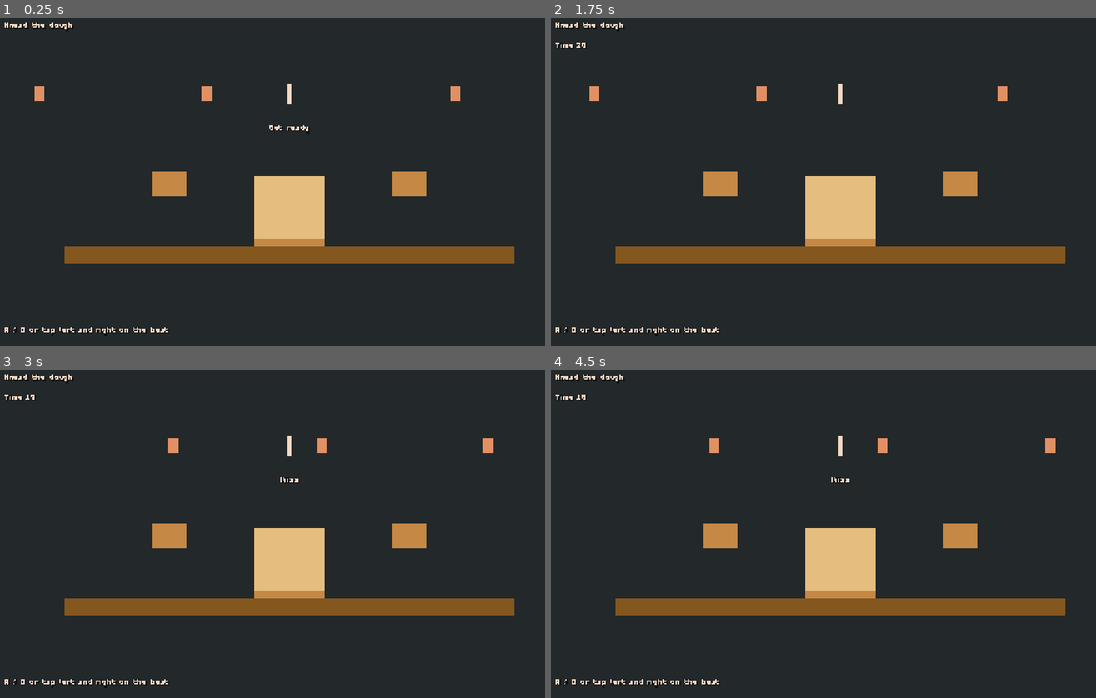
Above: before the commit, frames 1-4 (two rows, left to right).
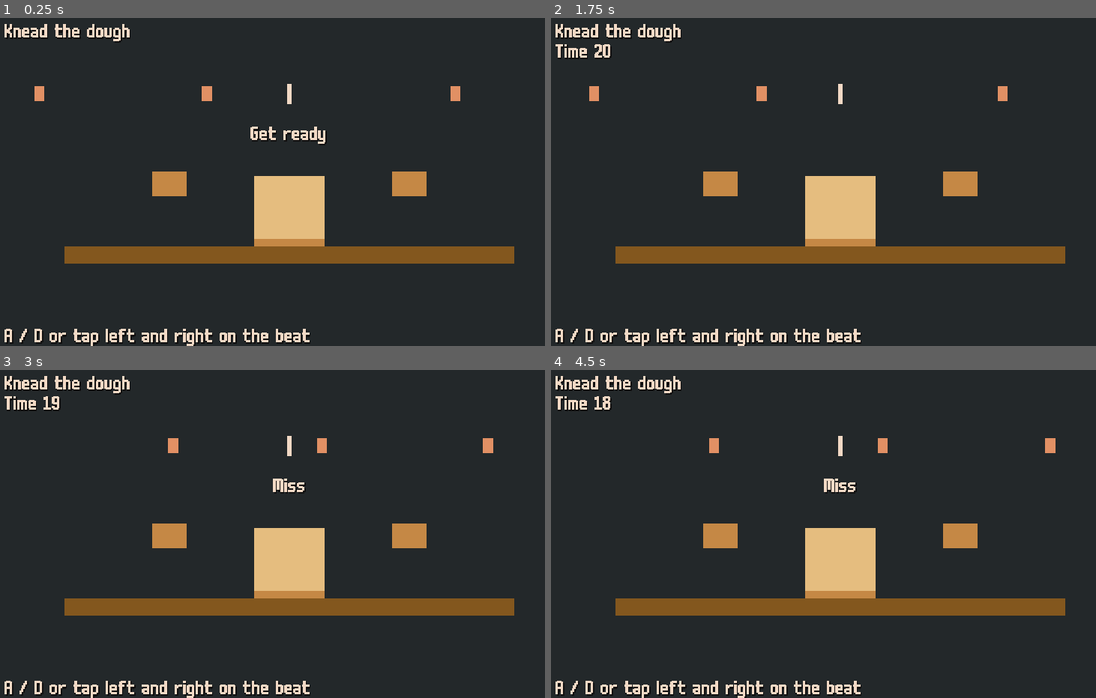
Above: after the commit, the same moments.

Repository: izzetemredemir/autumn-preserves
Game: Godot game, scene res://minigames/knead/knead.tscn
Two runs of this game, one before a commit and one after it. Both use one fixed random seed, a clock stepped at 60 frames per second and the inputs below. This scene is started directly instead of the project's main scene.
Inputs (mouse positions are in pixels of both pictures, inside the frame that each line leads up to):
- Up to frame 1 (0.25 s): no input
- Up to frame 2 (1.75 s): tap Enter (ui_accept) at 0.5, 0.77, 1.25 s; move the mouse to (970, 159) at 0.52 s; hold D (move_right) 0.53-1.25 s; hold B (book) 0.53-1.25 s; click (970, 159) at 0.67 s; drag from (719, 195) to (812, 244) at 1.27 s
- Up to frame 3 (3 s): move the mouse to (348, 455) at 2.02 s; hold D (move_right) 2.03-2.75 s; hold E (interact) 2.03-2.75 s; tap B (book) at 2.3 s; drag from (261, 596) to (109, 478) at 2.77 s
- Up to frame 4 (4.5 s): move the mouse to (1019, 579) at 3.52 s; hold A (move_left) 3.53-4.25 s; hold Space (stir) 3.53-4.25 s; tap Enter (ui_accept) at 3.77 s; tap B (book) at 3.8 s; drag from (660, 478) to (752, 445) at 4.27 s

The runs differ from the first frame. In frame 1, 2.9% of the frame differs, in the area x 0-60%, y 1-100%; in frame 2, 2.7%; in frame 3, 2.9%; in frame 4, 2.9%, in the area x 0-57%, y 1-100%.

Commit message:
fix(ui): readable pixel font everywhere

Diff:
--- a/game/minigames/knead/knead.gd
+++ b/game/minigames/knead/knead.gd
@@ -110,7 +110,7 @@
 	l.text = key  # Label auto-translates keys
 	l.position = pos
 	l.add_theme_color_override("font_color", C_TEXT)
-	l.add_theme_font_size_override("font_size", 10)
+	l.add_theme_font_size_override("font_size", 18)
 	add_child(l)
 	return l
 
--- a/game/minigames/press/press.gd
+++ b/game/minigames/press/press.gd
@@ -85,7 +85,7 @@
 	l.text = key  # Label auto-translates keys
 	l.position = pos
 	l.add_theme_color_override("font_color", C_TEXT)
-	l.add_theme_font_size_override("font_size", 10)
+	l.add_theme_font_size_override("font_size", 18)
 	add_child(l)
 	return l
 
--- a/game/minigames/stir_pot/stir_pot.gd
+++ b/game/minigames/stir_pot/stir_pot.gd
@@ -106,7 +106,7 @@
 	l.text = key  # Label auto-translates keys
 	l.position = pos
 	l.add_theme_color_override("font_color", C_TEXT)
-	l.add_theme_font_size_override("font_size", 10)
+	l.add_theme_font_size_override("font_size", 18)
 	add_child(l)
 	return l
 
--- a/game/ui/book/book.gd
+++ b/game/ui/book/book.gd
@@ -14,7 +14,7 @@
 const GREEN := Color("4e7664")
 const RED := Color("a22512")
 const SILHOUETTE := Color("49423d")
-const FONT_BODY := preload("res://assets/fonts/m5x7.ttf")
+const FONT_BODY := preload("res://assets/fonts/m6x11plus.ttf")
 const FONT_TITLE := preload("res://assets/fonts/m6x11plus.ttf")
 const MILESTONES := [5, 15, 30, 60]
 const VARIANTS_PER_PAGE := 3
@@ -170,14 +170,14 @@
 	var bottom := HBoxContainer.new()
 	bottom.add_theme_constant_override("separation", 4)
 	vb.add_child(bottom)
-	_milestone = _label(FONT_BODY, 16, TEXT)
+	_milestone = _label(FONT_BODY, 18, TEXT)
 	_milestone.horizontal_alignment = HORIZONTAL_ALIGNMENT_LEFT
 	_milestone.size_flags_horizontal = Control.SIZE_EXPAND_FILL
 	bottom.add_child(_milestone)
 	_prev = _button("<")
 	_prev.pressed.connect(_flip.bind(-1))
 	bottom.add_child(_prev)
-	_page_label = _label(FONT_BODY, 16, TEXT)
+	_page_label = _label(FONT_BODY, 18, TEXT)
 	_page_label.custom_minimum_size.x = 36
 	bottom.add_child(_page_label)
 	_next = _button(">")
@@ -206,7 +206,7 @@
 	var b := Button.new()
 	b.text = text
 	b.add_theme_font_override("font", FONT_BODY)
-	b.add_theme_font_size_override("font_size", 16)
+	b.add_theme_font_size_override("font_size", 18)
 	for c in ["font_color", "font_focus_color", "font_pressed_color", "font_hover_color", "font_hover_pressed_color"]:
 		b.add_theme_color_override(c, PAPER if c != "font_hover_color" else Color("dbcc83"))
 	for st in ["normal", "hover", "pressed", "focus", "disabled"]:
@@ -323,7 +323,7 @@
 	_heading(_right, tr("BOOK_VARIANTS"))
 	var keys := _variant_keys()
 	if keys.is_empty():
-		var l := _label(FONT_BODY, 16, TEXT)
+		var l := _label(FONT_BODY, 18, TEXT)
 		l.text = tr("BOOK_EMPTY")
 		l.autowrap_mode = TextServer.AUTOWRAP_WORD_SMART
 		l.horizontal_alignment = HORIZONTAL_ALIGNMENT_CENTER
@@ -339,7 +339,7 @@
 func _recipe_entry(id: String, r: Dictionary) -> Control:
 	var v := VBoxContainer.new()
 	v.add_theme_constant_override("separation", 0)
-	var name_l := _label(FONT_BODY, 16, TEXT)
+	var name_l := _label(FONT_BODY, 18, TEXT)
 	name_l.text = "%s  (%s)" % [tr("BOOK_RECIPE_" + id.to_upper()), tr("BOOK_METHOD_" + String(r.method).to_upper())]
 	v.add_child(name_l)
 	var row := HBoxContainer.new()
@@ -356,7 +356,7 @@
 
 
 func _plus(row: Control) -> void:
-	var l := _label(FONT_BODY, 16, GOLD_DK)
+	var l := _label(FONT_BODY, 18, GOLD_DK)
 	l.text = "+"
 	row.add_child(l)
 
@@ -373,13 +373,13 @@
 			if ings.has(t) and int(ings[t].get("priority", 0)) == 0 and slot.groups.has(ings[t].group):
 				names.append(t)
 	elif slot.has("recipe"):
-		var l := _label(FONT_BODY, 16, TEXT)
+		var l := _label(FONT_BODY, 18, TEXT)
 		l.text = tr("BOOK_RECIPE_" + String(slot.recipe).to_upper())
 		row.add_child(l)
 	for t in names:
 		if int(ings.get(t, {}).get("priority", 0)) == 0:
 			_icon(row, t)
-	var c := _label(FONT_BODY, 16, TEXT)
+	var c := _label(FONT_BODY, 18, TEXT)
 	c.text = "x%d" % int(slot.get("count", 1))
 	row.add_child(c)
 
@@ -415,7 +415,7 @@
 	mid.size_flags_horizontal = Control.SIZE_EXPAND_FILL
 	mid.alignment = BoxContainer.ALIGNMENT_CENTER
 	h.add_child(mid)
-	var nm := _label(FONT_BODY, 16, TEXT)
+	var nm := _label(FONT_BODY, 18, TEXT)
 	nm.text = String(desc.name)
 	nm.clip_text = true
 	mid.add_child(nm)
@@ -425,7 +425,7 @@
 	sr.size_flags_horizontal = Control.SIZE_SHRINK_BEGIN
 	mid.add_child(sr)
 	sr.set_stars(bq, clampi(bs - bq, 0, 2))
-	var pl := _label(FONT_BODY, 16, TEXT)
+	var pl := _label(FONT_BODY, 18, TEXT)
 	pl.text = "%s  x%d" % [desc.profile_label, int(rec.get("count", 1))]
 	pl.clip_text = true
 	mid.add_child(pl)
@@ -500,13 +500,13 @@
 		ib.add_child(SwatchBar.new().setup(ProductGen.fill_tones(variety, "")))
 	else:
 		_icon(ib, type, SILHOUETTE)
-	var nm := _label(FONT_BODY, 16, TEXT if found else PAPER_DK)
+	var nm := _label(FONT_BODY, 18, TEXT if found else PAPER_DK)
 	nm.text = _short_name(variety) if found else tr("BOOK_UNKNOWN")
 	nm.horizontal_alignment = HORIZONTAL_ALIGNMENT_CENTER
 	nm.clip_text = true
 	nm.custom_minimum_size.x = 50
 	c.add_child(nm)
-	var rl := _label(FONT_BODY, 16, PAPER_DK)
+	var rl := _label(FONT_BODY, 18, PAPER_DK)
 	rl.horizontal_alignment = HORIZONTAL_ALIGNMENT_CENTER
 	rl.custom_minimum_size.x = 50
 	if found:
--- a/game/ui/result_card/result_card.gd
+++ b/game/ui/result_card/result_card.gd
@@ -25,7 +25,7 @@
 	".##.##.",
 	".#...#.",
 ]
-const FONT_BODY := preload("res://assets/fonts/m5x7.ttf")
+const FONT_BODY := preload("res://assets/fonts/m6x11plus.ttf")
 const FONT_TITLE := preload("res://assets/fonts/m6x11plus.ttf")
 
 var _built := false
@@ -132,7 +132,7 @@
 	var right := VBoxContainer.new()
 	right.add_theme_constant_override("separation", 2)
 	hb.add_child(right)
-	_profile = _label(FONT_BODY, 16, TEXT)
+	_profile = _label(FONT_BODY, 18, TEXT)
 	_profile.horizontal_alignment = HORIZONTAL_ALIGNMENT_LEFT
 	right.add_child(_profile)
 	_chart = TasteChart.new()
@@ -142,13 +142,13 @@
 	_stars.size_flags_horizontal = Control.SIZE_SHRINK_CENTER
 	vb.add_child(_stars)
 
-	_value = _label(FONT_BODY, 16, TEXT)
+	_value = _label(FONT_BODY, 18, TEXT)
 	vb.add_child(_value)
 
 	_button = Button.new()
 	_button.text = tr("UI_CONTINUE")
 	_button.add_theme_font_override("font", FONT_BODY)
-	_button.add_theme_font_size_override("font_size", 16)
+	_button.add_theme_font_size_override("font_size", 18)
 	_button.add_theme_color_override("font_color", PAPER)
 	_button.add_theme_color_override("font_hover_color", Color("dbcc83"))
 	_button.add_theme_color_override("font_focus_color", PAPER)
@@ -220,7 +220,7 @@
 	func _draw() -> void:
 		for i in 5:
 			var y := i * 11
-			draw_string(FONT_BODY, Vector2(0, y + 8), tr("UI_TASTE_" + AXES[i].to_upper()), HORIZONTAL_ALIGNMENT_LEFT, 40, 16, TEXT)
+			draw_string(FONT_BODY, Vector2(0, y + 8), tr("UI_TASTE_" + AXES[i].to_upper()), HORIZONTAL_ALIGNMENT_LEFT, 40, 18, TEXT)
 			var v := clampi(int(taste[i]) if i < taste.size() else 0, 0, 9)
 			for c in 9:
 				draw_rect(Rect2(42 + c * 7, y + 1, 6, 7), AXIS_COLORS[i] if c < v else EMPTY)
--- a/game/ui/theme/theme.tres
+++ b/game/ui/theme/theme.tres
@@ -178,8 +178,8 @@
 axis_stretch_horizontal = 0
 axis_stretch_vertical = 0
 [resource]
-default_font = ExtResource("1_body")
-default_font_size = 16
+default_font = ExtResource("2_head")
+default_font_size = 18
 Label/colors/font_color = Color(0.9490, 0.8510, 0.7725, 1)
 Label/colors/font_shadow_color = Color(0.0667, 0.0627, 0.0627, 1)
 Label/constants/shadow_offset_x = 1
Not shown, added: tools/style/review/font_candidates_x3.png
